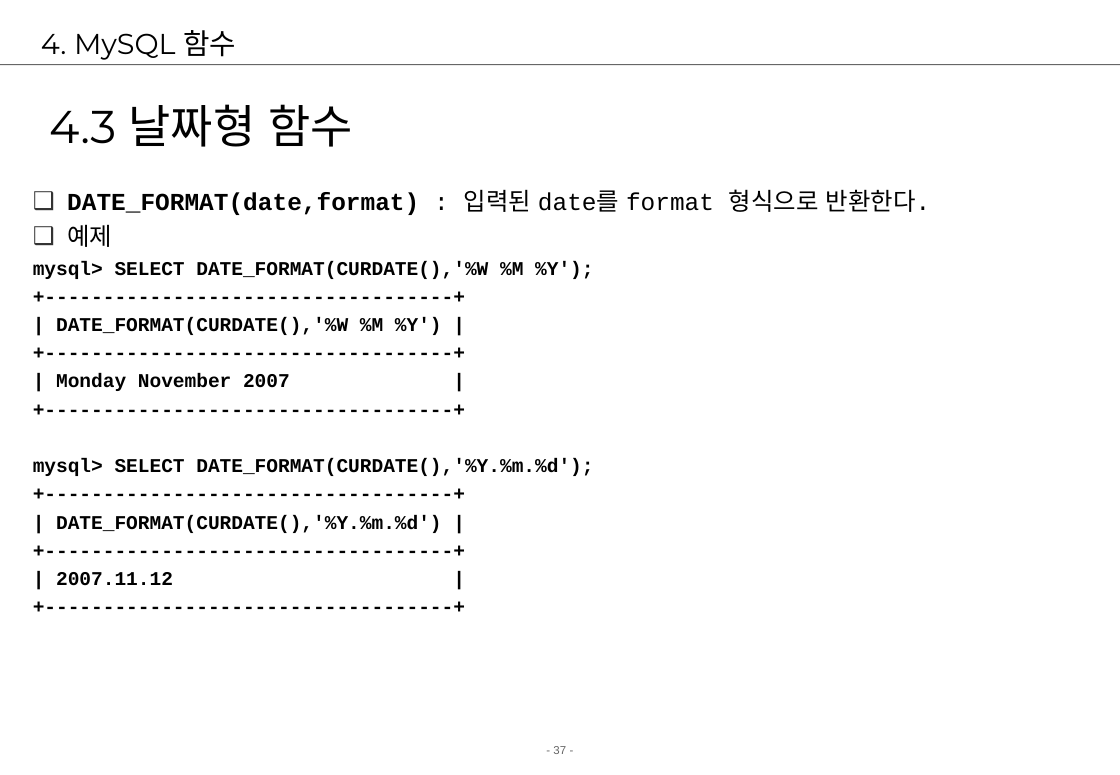
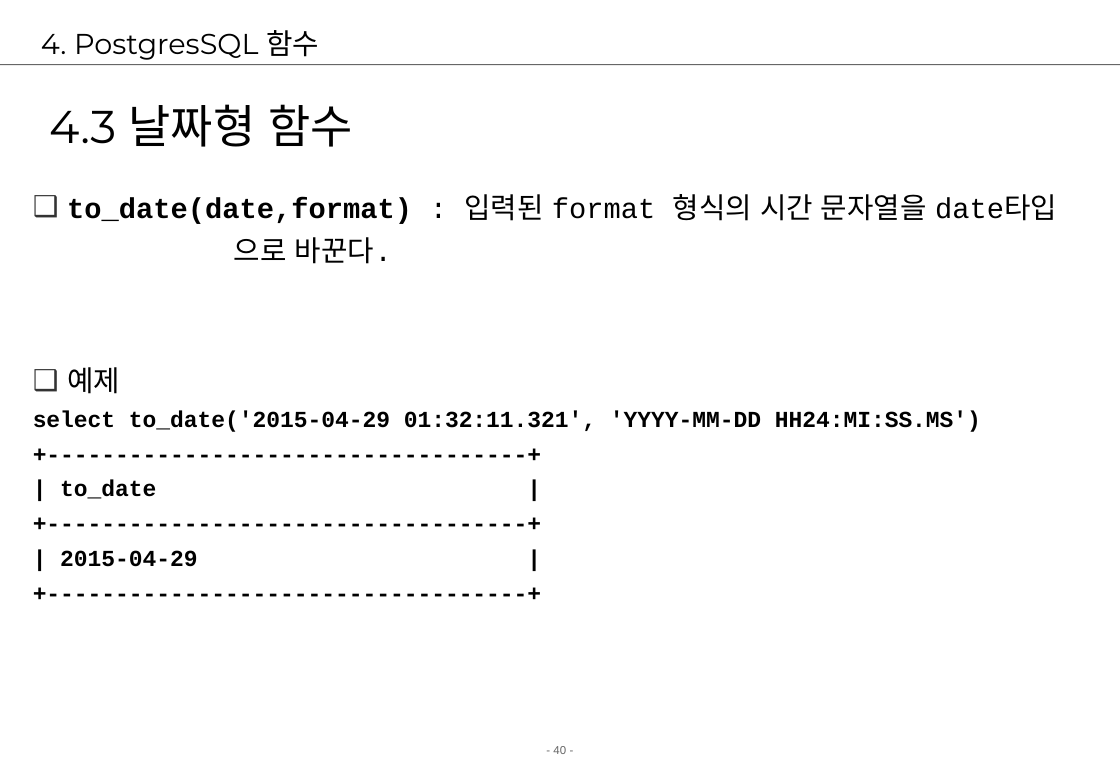
Before and after one commit to jungeunlee95/cafe24-TIL, a slide deck: slide 40 of 2 강의자료/02.강의/5. postgresql/postgresql2-검색.ppt (slide 37 before the commit). Drawn at 1120x775 pixels with LibreOffice and Linux fonts; fonts in the diff are those of the drawing; background and template pictures are left out. Boxes give left, top, right and bottom in pixels: in the first picture for what was removed or moved away, otherwise in the second. Text is boxed around its words. In the diff, an @@ line names an element or a change of style, - is before the commit and + after.

Commit message:
postgresql

```diff
--- a/2 강의자료/02.강의/5. postgresql/postgresql2-검색.ppt
+++ b/2 강의자료/02.강의/5. postgresql/postgresql2-검색.ppt
@@ title at bbox=[41, 30, 319, 60]: text changed @@
-4. MySQL 함수
+4. PostgresSQL 함수
@@ text at bbox=[67, 194, 1057, 264]: text changed; size 17 to 20 pt; bold off @@
-❑ DATE_FORMAT(date,format) : 입력된 date를 format 형식으로 반환한다.
+❑ to_date(date,format) : 입력된 format 형식의 시간 문자열을 date타입
+으로 바꾼다.
@@ text at bbox=[67, 367, 120, 394]: size 17 to 20 pt in "예제"; size 13.6 to 16 pt in "+-----------------------------------+", "+-----------------------------------+", "+-----------------------------------+"; line spacing 0.9 to 1 @@
@@ text at bbox=[33, 410, 981, 432]: text changed; size 13.6 to 16 pt @@
-mysql> SELECT DATE_FORMAT(CURDATE(),'%W %M %Y');
+select to_date('2015-04-29 01:32:11.321', 'YYYY-MM-DD HH24:MI:SS.MS')
@@ text at bbox=[33, 458, 593, 586]: paragraphs removed @@
-mysql> SELECT DATE_FORMAT(CURDATE(),'%Y.%m.%d');
-+-----------------------------------+
-| DATE_FORMAT(CURDATE(),'%Y.%m.%d') |
-+-----------------------------------+
-| 2007.11.12 |
-+-----------------------------------+
@@ text at bbox=[60, 480, 156, 499]: text changed; size 13.6 to 16 pt @@
-| DATE_FORMAT(CURDATE(),'%W %M %Y') |
+| to_date |
@@ text at bbox=[60, 550, 197, 567]: text changed; size 13.6 to 16 pt @@
-| Monday November 2007 |
+| 2015-04-29 |
@@ page number at bbox=[553, 746, 566, 754]: text changed @@
-- 37 -
+- 40 -
```
Also in this commit, not shown: 44 other slides changed, 4 slides added, 1 slide removed, 27 other files.
